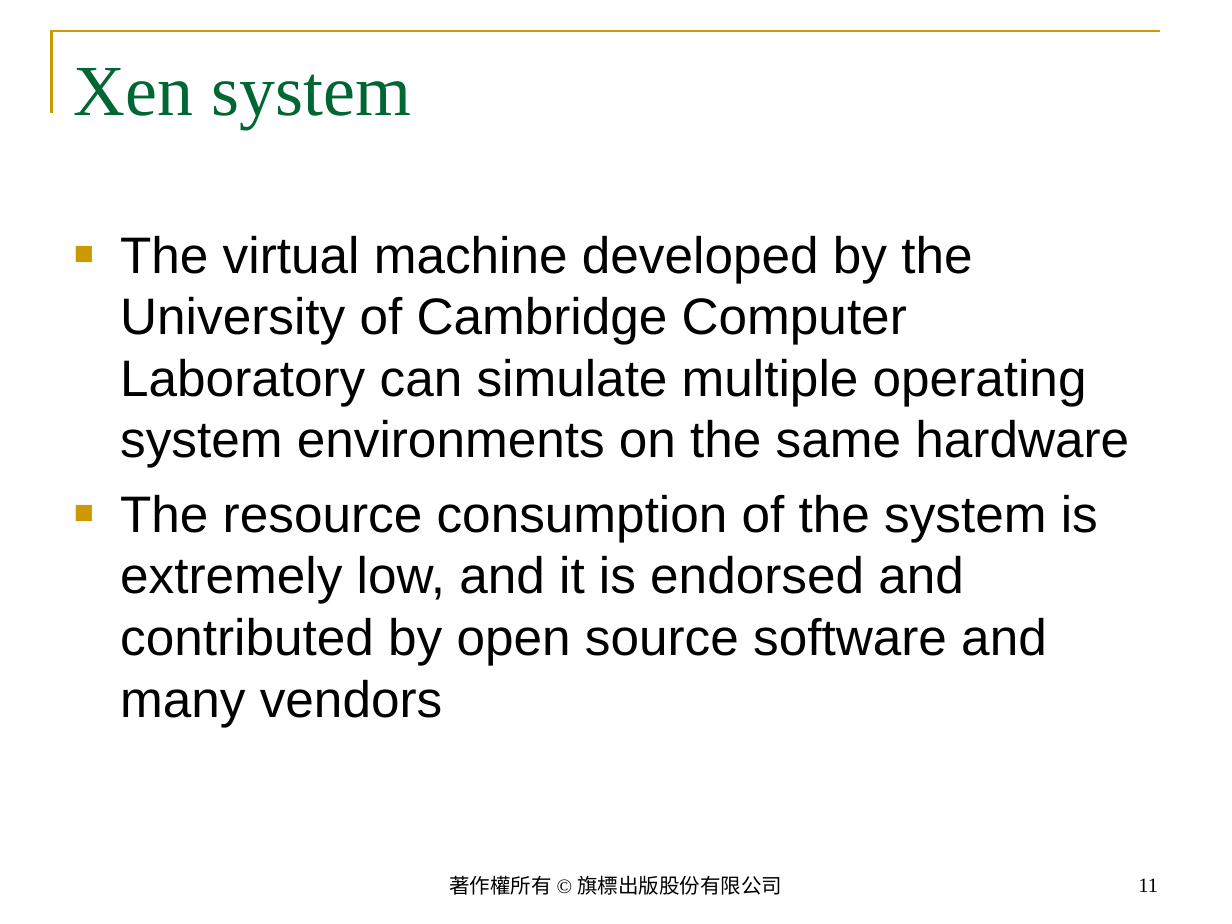
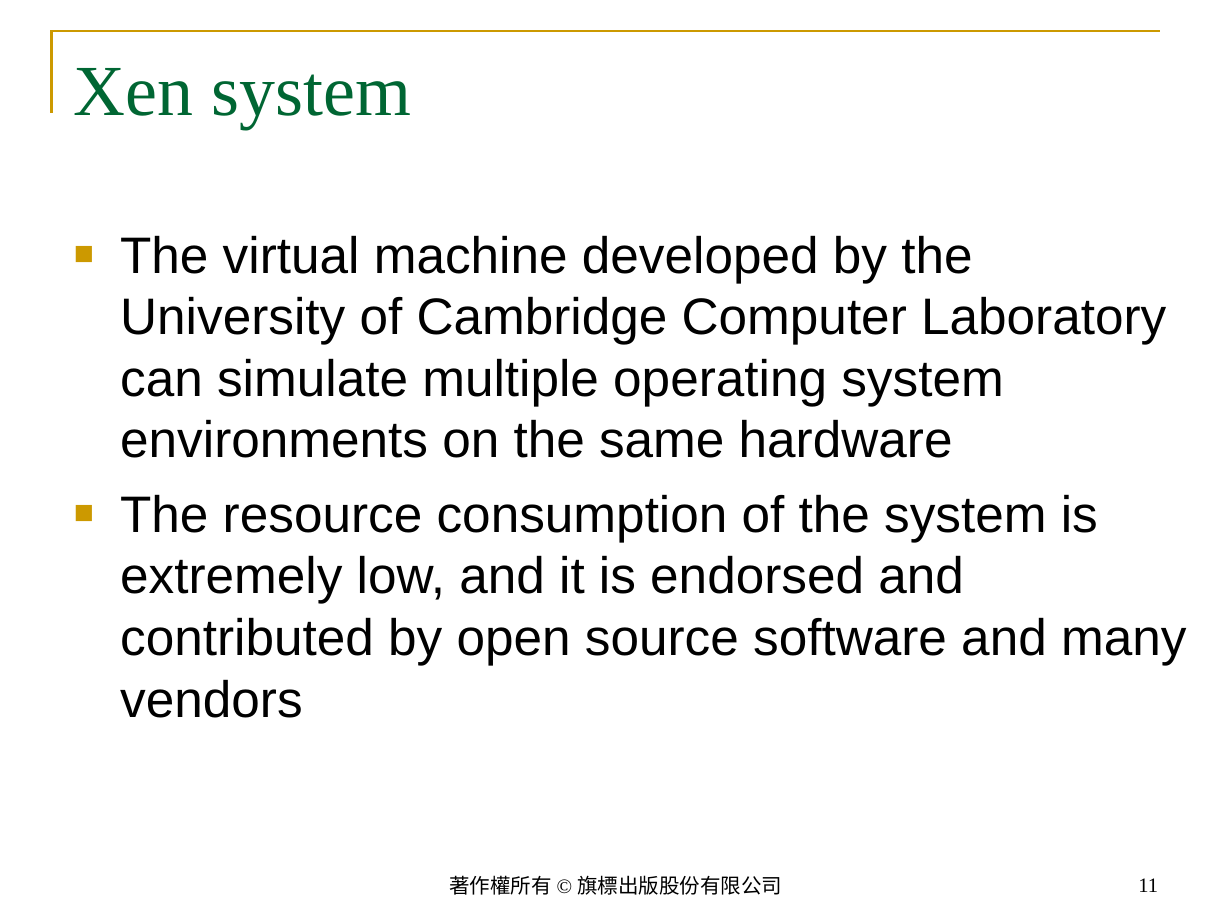
Before and after one commit to kevincdj3269-hash/Operating_System-, a slide deck: slide 11 of Course PPT/CH 1/Chapter 1 Introduction to Operating Systems.pptx.ppt. Drawn at 1232x924 pixels with LibreOffice and Linux fonts; fonts in the diff are those of the drawing. Boxes give left, top, right and bottom in pixels: in the first picture for what was removed or moved away, otherwise in the second. Text is boxed around its words. In the diff, an @@ line names an element or a change of style, - is before the commit and + after.

```diff
--- a/Course PPT/CH 1/Chapter 1 Introduction to Operating Systems.pptx.ppt
+++ b/Course PPT/CH 1/Chapter 1 Introduction to Operating Systems.pptx.ppt
@@ text "The virtual machine developed by ..." rewrapped from <box>120,235,1129,727</box> to <box>120,235,1186,718</box> @@
```
Also in this commit, not shown: 17 other slides changed.
